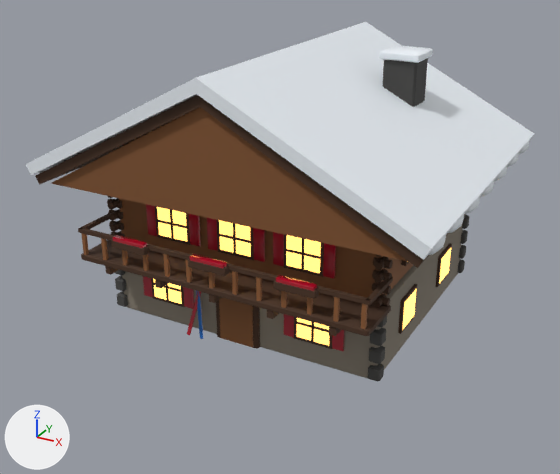
The glTF model public/models/props/lmf_alpine_chalet.glb, before and after one commit.
The view is the same before and after, from a camera (50 mm lens) standing at (12.94, -25.06, 14.73) and looking at (-0.33, -0.93, 2.67). Arrows for +X, +Y and +Z are at lower left; the lights stay in place. The picture after the commit comes second. Where no turn or scale is listed for an object, it has been applied to the vertices. Vertices at exactly the same position are counted once.

The scene before the commit, as lines of its bpy script (objects in view):
```python
me_mesh_0 = bpy.data.meshes.new('Mesh_0')
me_mesh_0.from_pydata(...)  # 2716 vertices, 4774 faces; spans x 0.0..14.83, y -12.5..0.0, z 0.0..9.93
me_mesh_0.materials.append(mat_stone_warm)
me_mesh_0.materials.append(mat_stone_dark)
me_mesh_0.materials.append(mat_timber_warm)
me_mesh_0.materials.append(mat_timber_dark)
me_mesh_0.materials.append(mat_marquee_bulb)  # beige #ffe8a8, glowing yellow #ffdc7a
me_mesh_0.materials.append(mat_warm_window)  # beige #ffd48a, glowing orange #ffbe5c
me_mesh_0.materials.append(mat_lmf_red)
me_mesh_0.materials.append(mat_snow)
me_mesh_0.materials.append(mat_ski_blue)
ob_mesh_0 = bpy.data.objects.new('Mesh_0', me_mesh_0)
ob_mesh_0.location = (-7.41, 5.9, 0.0)
```
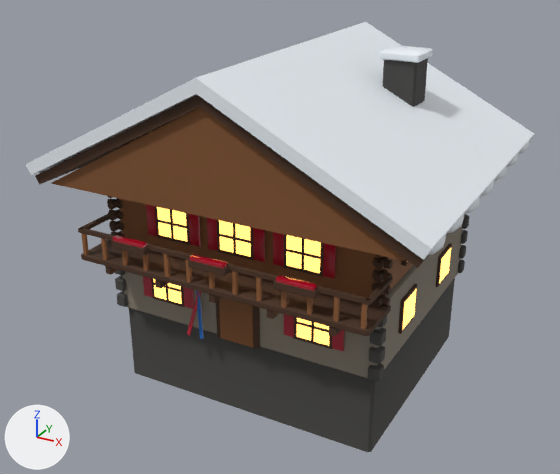
Where the newer file only moved an object's origin or applied its transform, the numbers keep the older frame.

Diff of the bpy script that builds the scene:
```diff
--- a/public/models/props/lmf_alpine_chalet.glb.py
+++ b/public/models/props/lmf_alpine_chalet.glb.py
@@ me_mesh_0 @@
 # used by ob_mesh_0; location = (-7.41, 5.9, 0.0)
-me_mesh_0.from_pydata(...)  # 2716 vertices, 4774 faces; spans x 0.0..14.83, y -12.5..0.0, z 0.0..9.93
+me_mesh_0.from_pydata(...)  # 2732 vertices, 4802 faces; spans x 0.0..14.83, y -12.5..0.0, z -3.0..9.93
+# me_mesh_0 part 1: a new loose piece of 16 vertices spanning x 2.21..12.61, y -10.4..-1.4, z -3.0..0.04, in mat_stone_dark
+# me_mesh_0 part 2: 510 kept faces spanning x 0.76..14.06, y -11.06..-0.33, z 0.0..9.05 get new vertex colours; the middle colour goes from white #fafafa to white #f4f4f4
 me_mesh_0.materials.append(mat_stone_warm)
```

Location of each change, (x1, y1, x2, y2) in pixels of the pictures (560 x 474 px):
'Mesh_0', reshaped (19% taller)
    before: (26, 22, 534, 382)
    after: (26, 22, 534, 452)
part 1 of me_mesh_0, added
    after: (129, 278, 455, 452)
part 2 of me_mesh_0, edited (looks the same)
    both: (123, 215, 467, 382)
